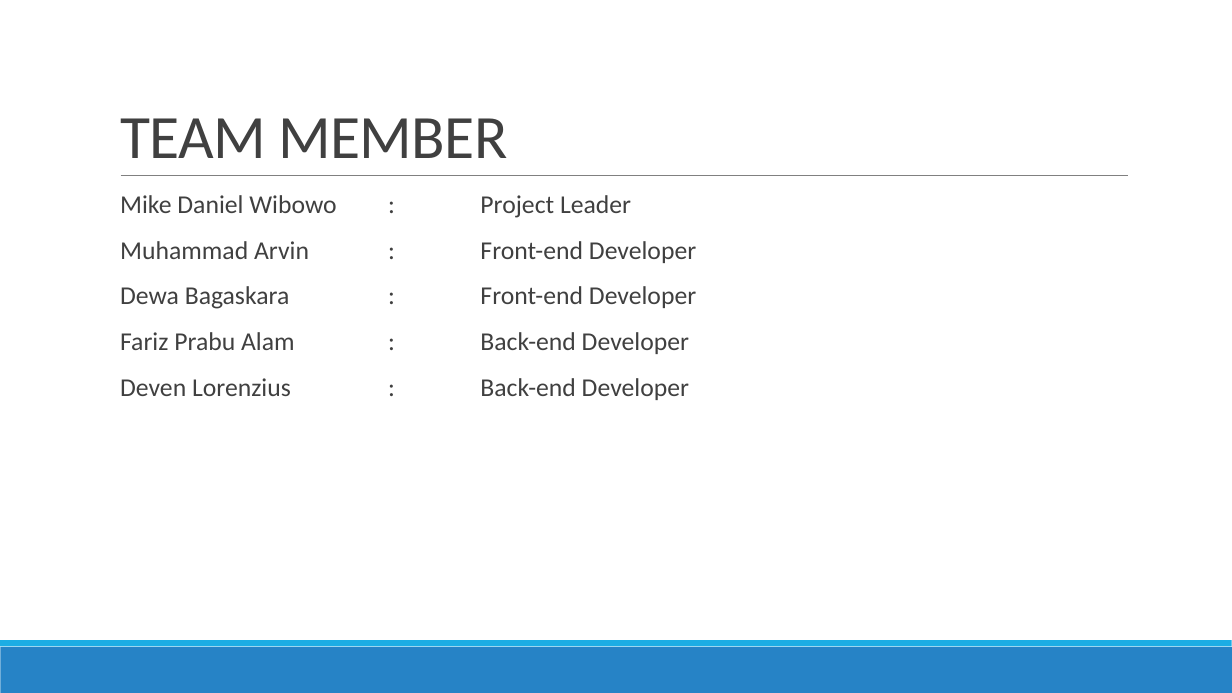
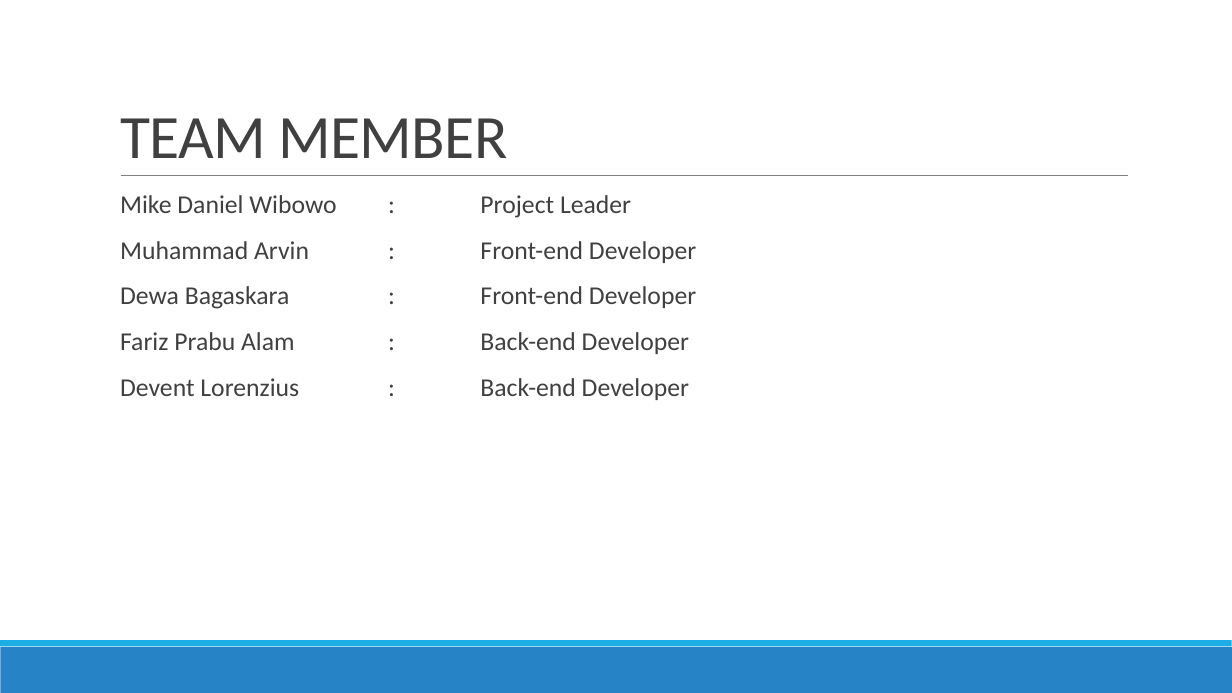
Before and after one commit to Ouroline/SE-Project, a slide deck: slide 2 of PP SE.pptx. Drawn at 1232x693 pixels with LibreOffice and Linux fonts; fonts in the diff are those of the drawing. Boxes give left, top, right and bottom in pixels: in the first picture for what was removed or moved away, otherwise in the second. Text is boxed around its words. In the diff, an @@ line names an element or a change of style, - is before the commit and + after.

Commit message:
PPT

```diff
--- a/PP SE.pptx
+++ b/PP SE.pptx
@@ text at bbox=[120, 378, 689, 400]: text changed @@
-  Deven Lorenzius : Back-end Developer
+  Devent Lorenzius : Back-end Developer
```
Also in this commit, not shown: 2 other slides changed.
